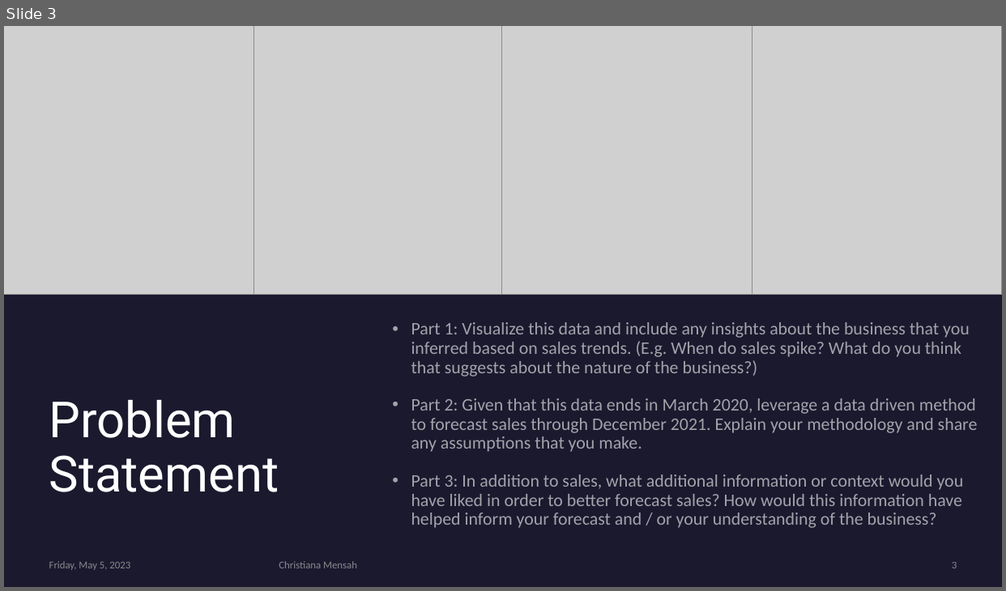
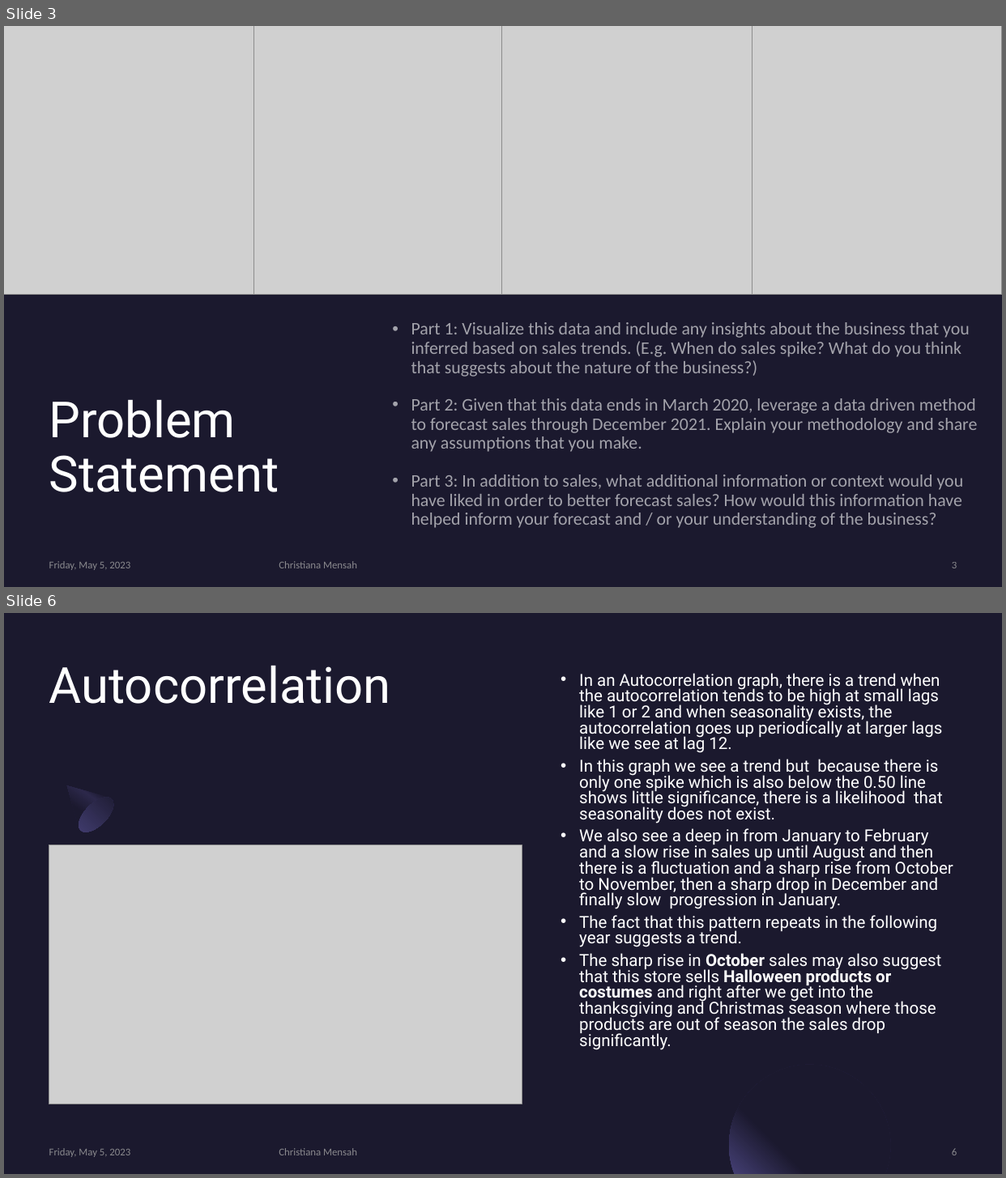
Before and after one commit to cmensah11/ForcastingCase, a slide deck: Forecast Analysis and SQL Queries.pptx. Shown one above the other, each under a label of ours: slide 3 before the commit, slides 3 and 6 after it; the slides between them are not shown. The pictures are 1006x591 and 1006x1178 pixels, drawn with LibreOffice and Linux fonts; fonts in the diff are those of the drawing; grey boxes stand for pictures. Boxes give left, top, right and bottom in pixels: in the first picture for what was removed or moved away, otherwise in the second. Text is boxed around its words. In the diff, an @@ line names an element or a change of style, - is before the commit and + after.

```diff
--- a/Forecast Analysis and SQL Queries.pptx
+++ b/Forecast Analysis and SQL Queries.pptx
@@ slide 6 added at (4, 613, 1002, 1174), background #1B192E @@
@@ rectangle added at (4, 613, 1002, 1174), fill #1B192E @@
@@ title added at (49, 665, 391, 704), 48 pt, text #FFFFFF @@
+Autocorrelation
@@ text added at (579, 673, 953, 1050), 16 pt, text #FFFFFF @@
+• In an Autocorrelation graph, there is a trend when the autocorrelation tends to be high at small lags like 1 or 2 and when seasonality exists, the autocorrelation goes up periodically at larger lags like we see at lag 12.
+• In this graph we see a trend but because there is only one spike which is also below the 0.50 line shows little significance, there is a likelihood that seasonality does not exist.
+• We also see a deep in from January to February and a slow rise in sales up until August and then there is a fluctuation and a sharp rise from October to November, then a sharp drop in December and finally slow progression in January.
+• The fact that this pattern repeats in the following year suggests a trend.
+• The sharp rise in October sales may also suggest that this store sells Halloween products or costumes and right after we get into the thanksgiving and Christmas season where those products are out of season the sales drop significantly.
@@ freeform shape added at (51, 770, 119, 838), fill gradient #1B192E to #2C284A @@
@@ ellipse added at (73, 791, 120, 838), fill gradient #454075 to #1B192E @@
@@ picture added at (49, 845, 522, 1105) @@
@@ freeform shape added at (730, 1065, 891, 1174), fill gradient #1B192E to #454075 @@
@@ text added at (49, 1148, 130, 1157), 10 pt, text #A6A6A6 at 80% opacity @@
+Friday, May 5, 2023
@@ text added at (279, 1148, 357, 1156), 10 pt, text #A6A6A6 at 80% opacity @@
+Christiana Mensah
@@ page number added at (952, 1148, 957, 1156), 10 pt, text #A6A6A6 at 80% opacity @@
+6
```
Also in this commit, not shown: 6 slides changed, 7 other slides added, 5 slides removed, 1 other file.
